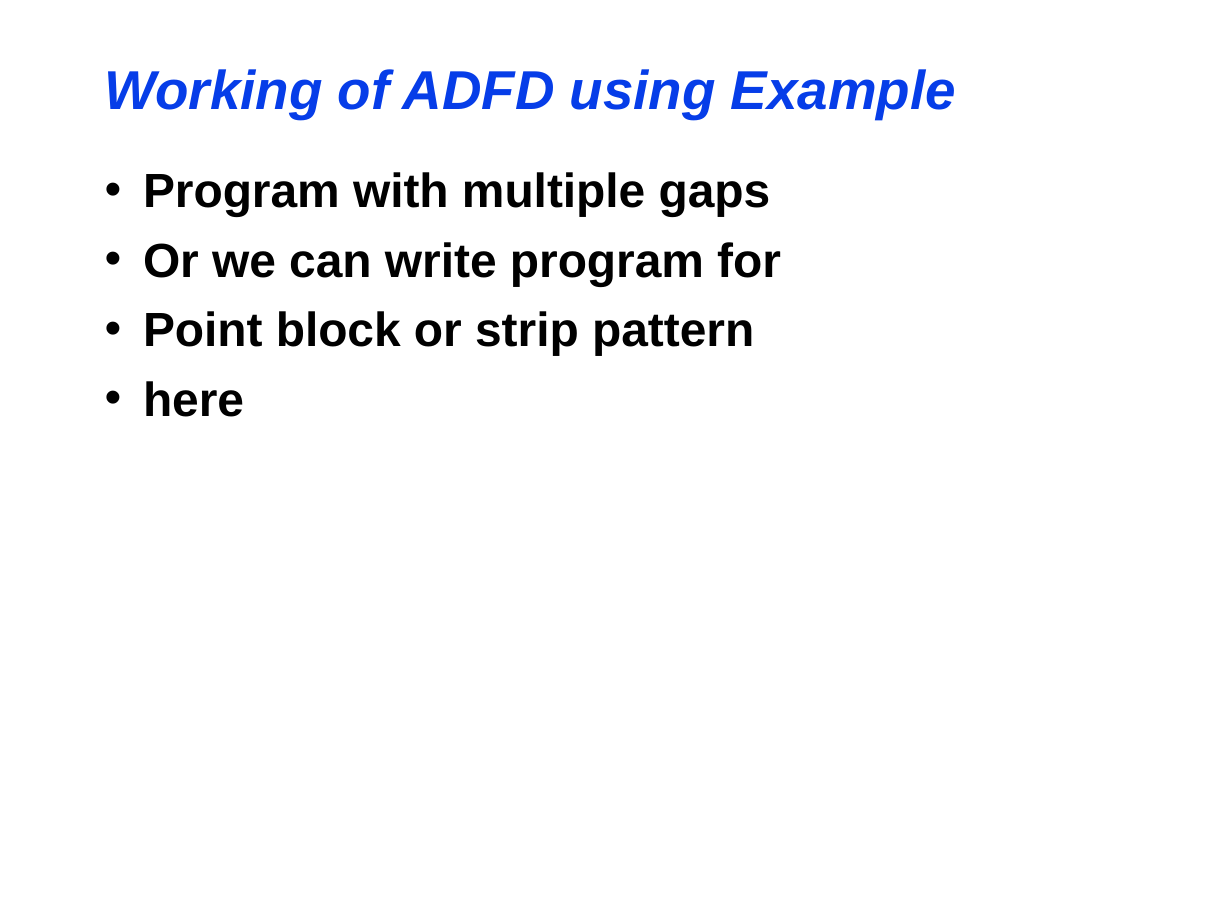
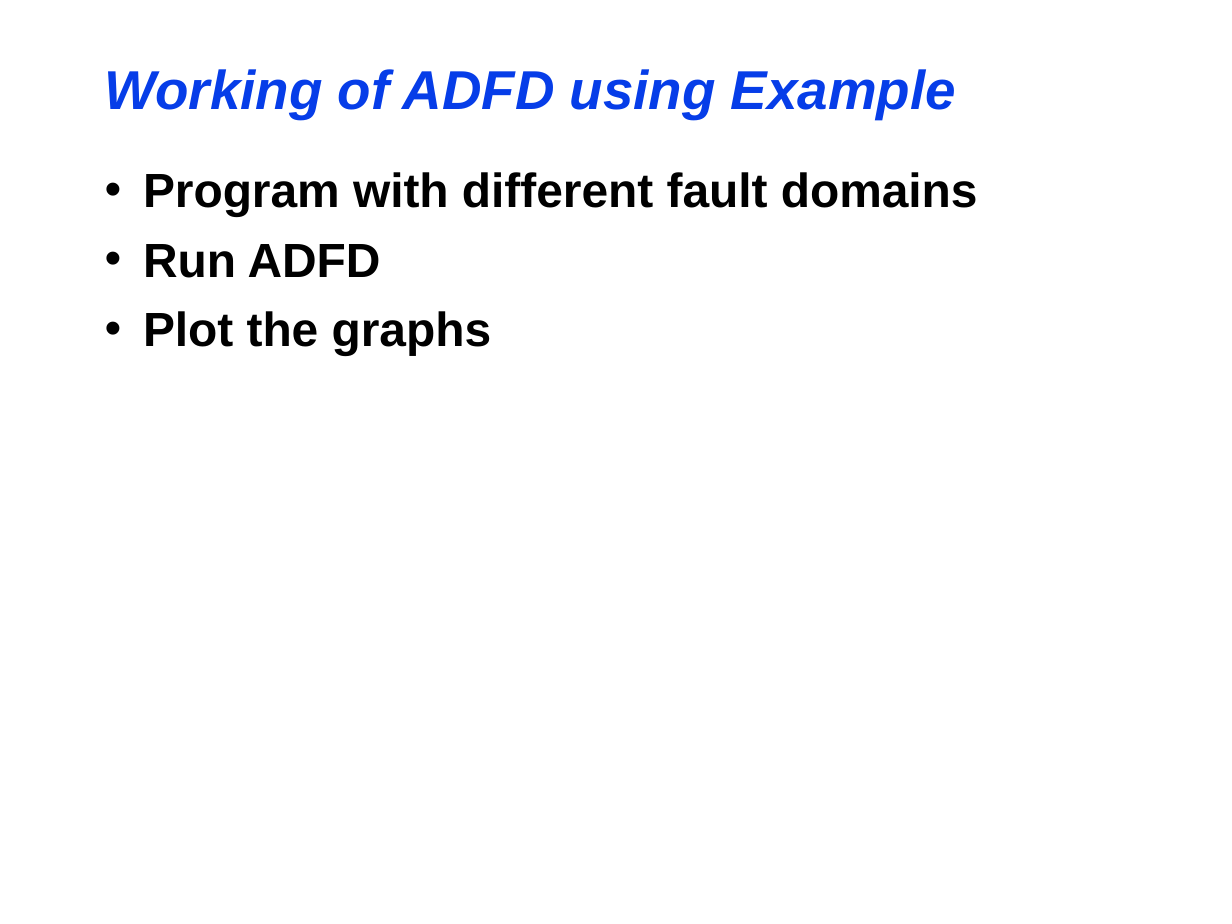
Before and after one commit to maochy/yeti-test, a slide deck: slide 18 of ThesisSeminar/ThesisSeminar.ppt (slide 17 before the commit). Drawn at 1232x924 pixels with LibreOffice and Linux fonts; fonts in the diff are those of the drawing. Boxes give left, top, right and bottom in pixels: in the first picture for what was removed or moved away, otherwise in the second. Text is boxed around its words. In the diff, an @@ line names an element or a change of style, - is before the commit and + after.

```diff
--- a/ThesisSeminar/ThesisSeminar.ppt
+++ b/ThesisSeminar/ThesisSeminar.ppt
@@ text at (143, 172, 978, 355): text changed @@
-• Program with multiple gaps
-• Or we can write program for
-• Point block or strip pattern
-• here
+• Program with different fault domains
+• Run ADFD
+• Plot the graphs
```
Also in this commit, not shown: 10 other slides changed, 1 slide added.
